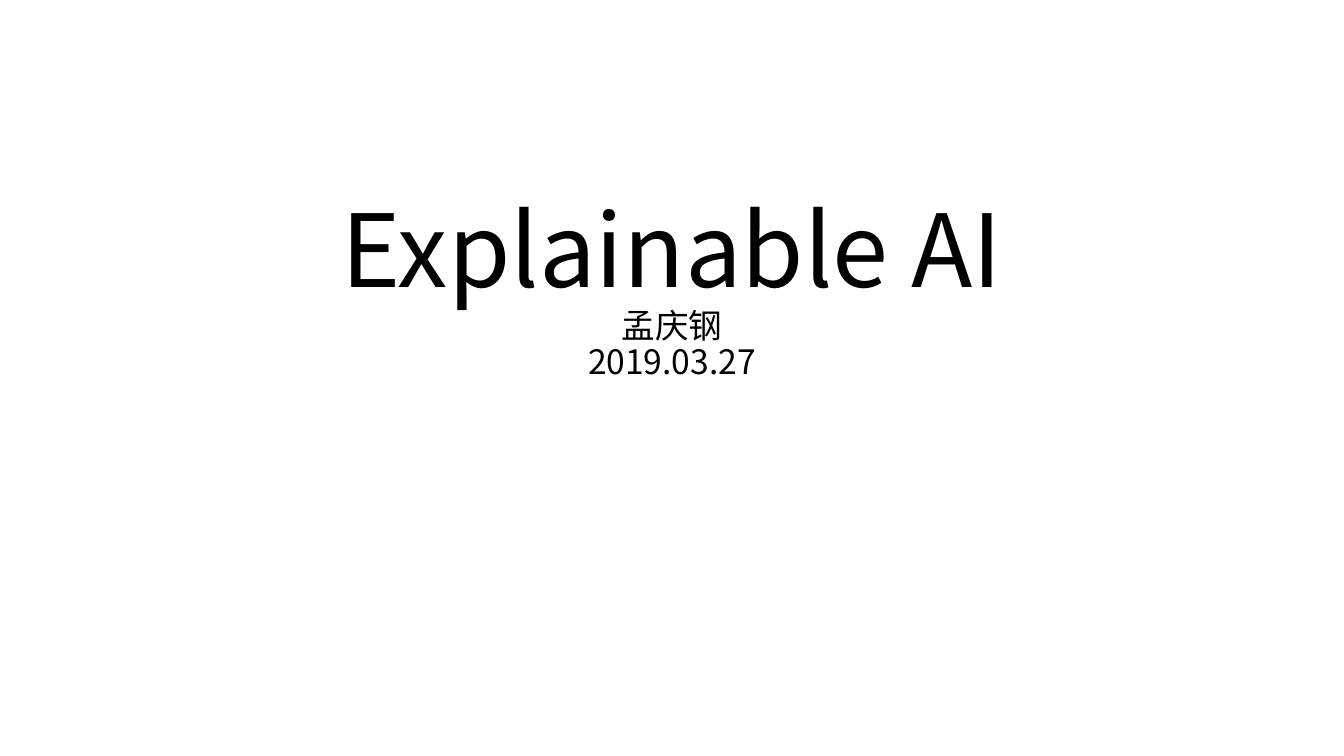
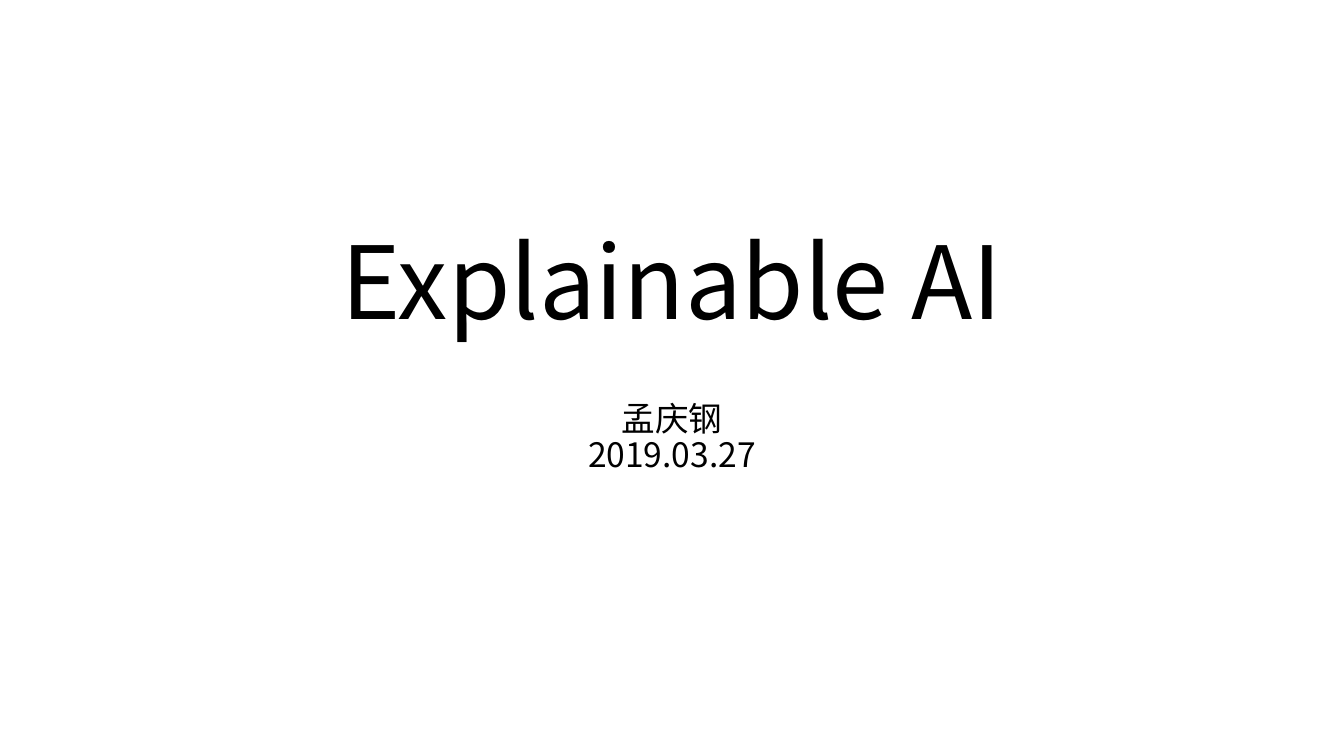
Before and after one commit to cloudspurs/klz, a slide deck: slide 1 of computer_science/ai/xai/xai.pptx. Drawn at 1344x756 pixels with LibreOffice and Linux fonts; fonts in the diff are those of the drawing. Boxes give left, top, right and bottom in pixels: in the first picture for what was removed or moved away, otherwise in the second. Text is boxed around its words. In the diff, an @@ line names an element or a change of style, - is before the commit and + after.

```diff
--- a/computer_science/ai/xai/xai.pptx
+++ b/computer_science/ai/xai/xai.pptx
@@ title at box(342, 238, 1002, 342): text changed @@
-Explainable AI
-孟庆钢
-2019.03.27
+Explainable AI
@@ subtitle added at box(588, 403, 756, 468), 24 pt, text #000000 @@
+孟庆钢
+2019.03.27
```
Also in this commit, not shown: 1 other file.
